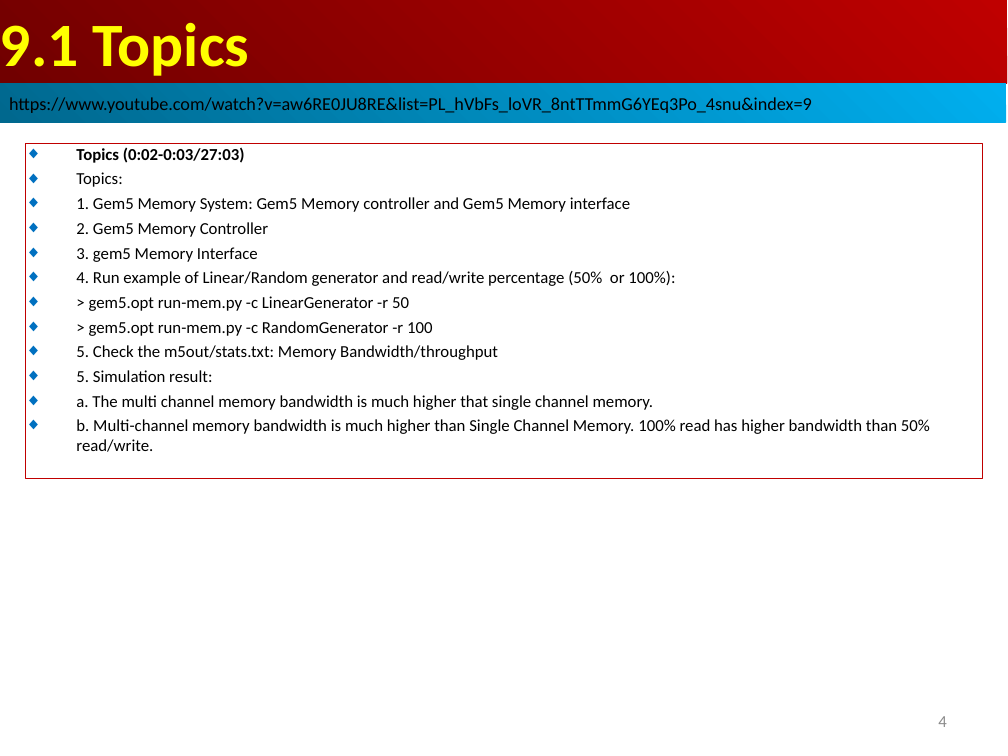
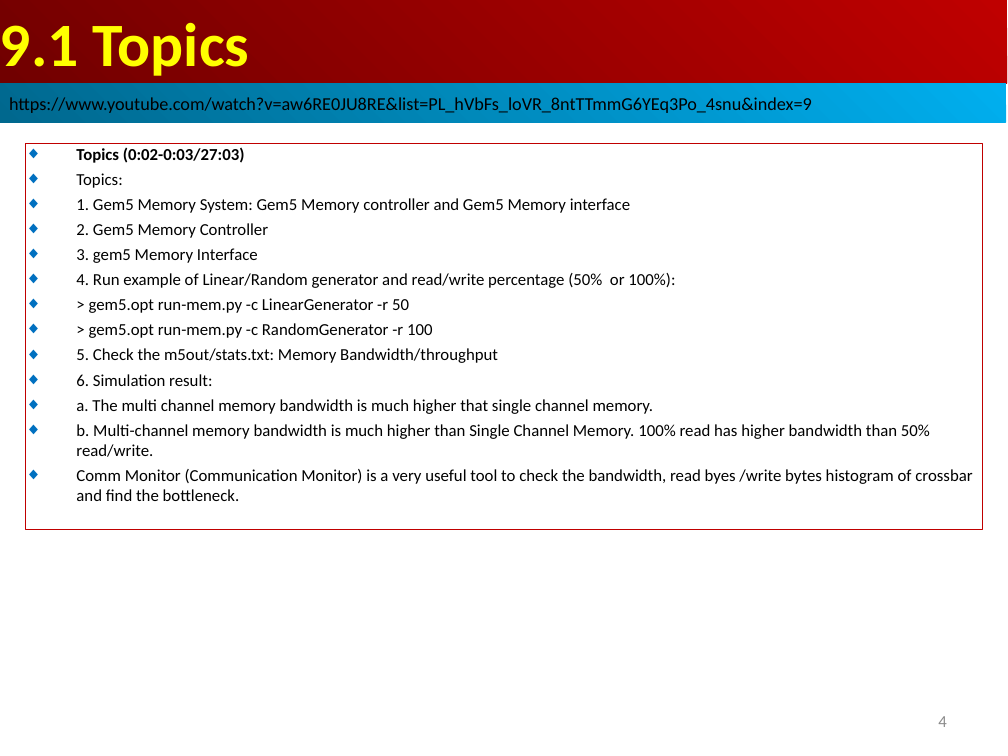
Before and after one commit to peterhchen/AIU_CS850_Gem5_McPAT, a slide deck: slide 4 of 050_Gem5/009.MemMod/000_Video/009.MemMod.ppt. Drawn at 1008x756 pixels with LibreOffice and Linux fonts; fonts in the diff are those of the drawing. Boxes give left, top, right and bottom in pixels: in the first picture for what was removed or moved away, otherwise in the second. Text is boxed around its words. In the diff, an @@ line names an element or a change of style, - is before the commit and + after.

```diff
--- a/050_Gem5/009.MemMod/000_Video/009.MemMod.ppt
+++ b/050_Gem5/009.MemMod/000_Video/009.MemMod.ppt
@@ rectangle "Topics (0:02-0:03/27:03)": place and size @@
-rectangle "Topics (0:02-0:03/27:03)" at bbox=[25, 143, 983, 479]
+rectangle "Topics (0:02-0:03/27:03)" at bbox=[25, 143, 983, 529]
@@ text in rectangle at bbox=[76, 374, 212, 386]: text changed @@
-◆ 5. Simulation result:
+◆ 6. Simulation result:
@@ text in rectangle at bbox=[76, 469, 972, 501]: paragraph added @@
+◆ Comm Monitor (Communication Monitor) is a very useful tool to check the bandwidth, read byes /write bytes histogram of crossbar and find the bottleneck.
```
Also in this commit, not shown: 1 other slide changed, 11 slides added.
